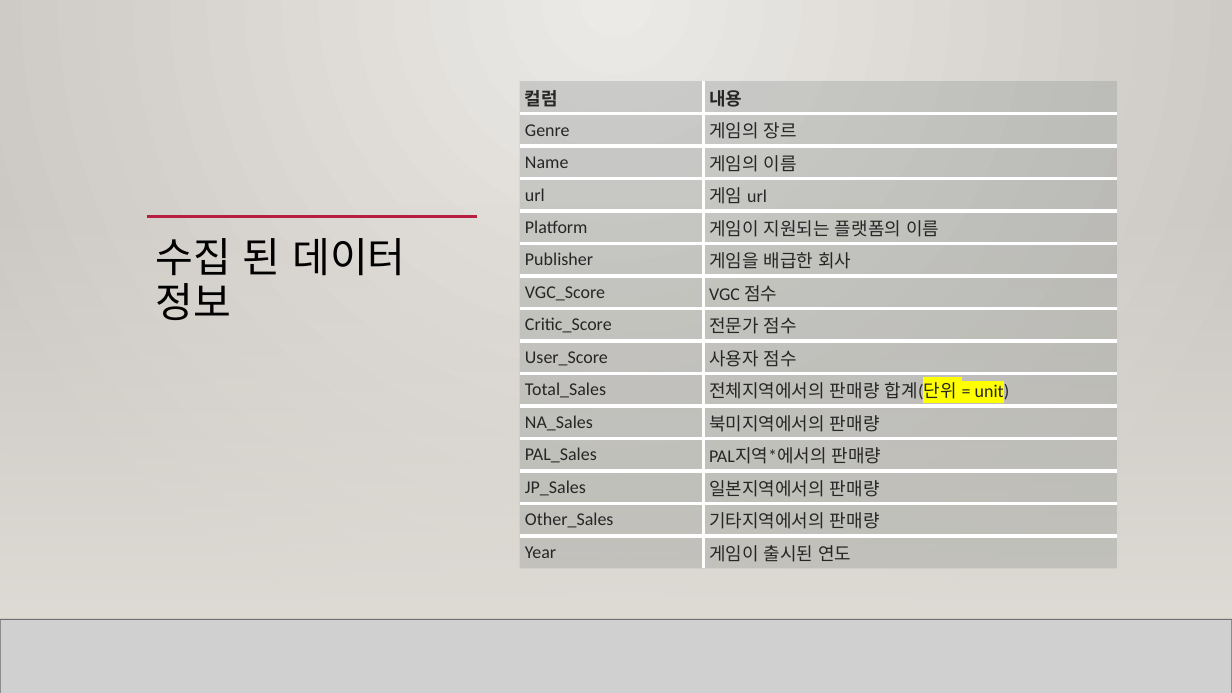
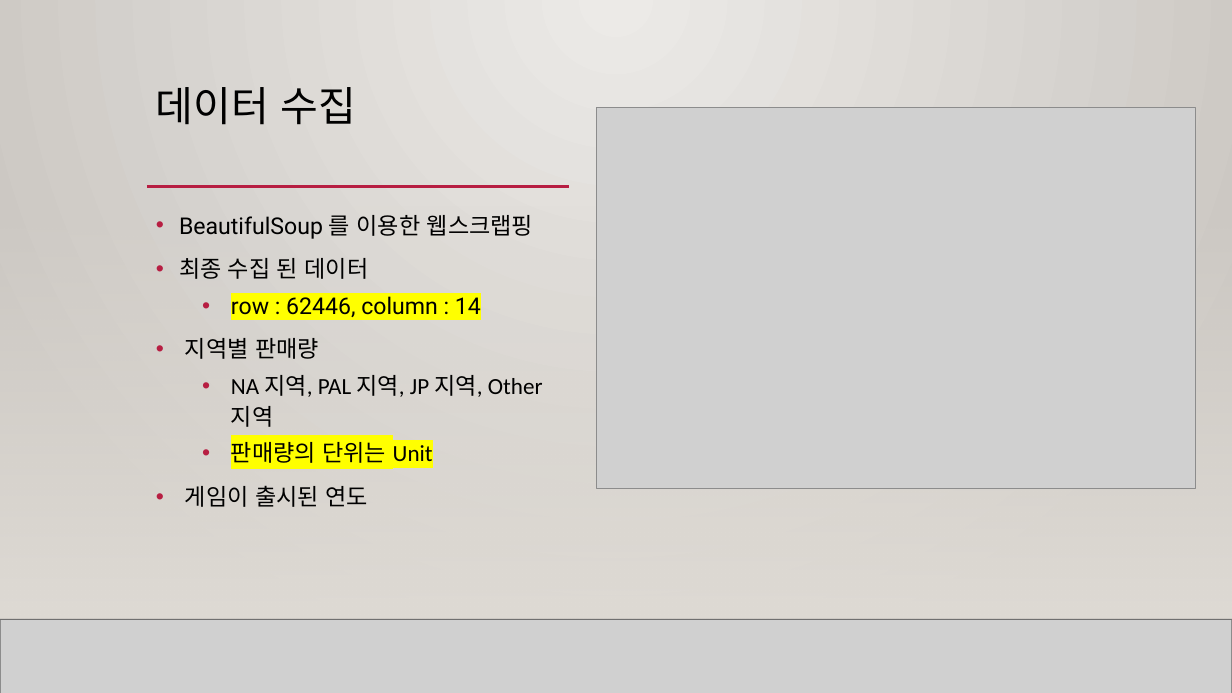
Before and after one commit to leeyeonjun85/AIB_Section_1_Project, a slide deck: slide 5 of Video Game Trend.pptx (slide 10 before the commit). Drawn at 1232x693 pixels with LibreOffice and Linux fonts; fonts in the diff are those of the drawing; grey boxes stand for pictures; background and template pictures are left out. Boxes give left, top, right and bottom in pixels: in the first picture for what was removed or moved away, otherwise in the second. Text is boxed around its words. In the diff, an @@ line names an element or a change of style, - is before the commit and + after.

```diff
--- a/Video Game Trend.pptx
+++ b/Video Game Trend.pptx
@@ title added at [156, 87, 357, 125], 32 pt, text #000000 @@
+데이터 수집
@@ table removed at [519, 81, 1116, 566], 15 rows, 2 columns @@
-컬럼 | 내용
-Genre | 게임의 장르
-Name | 게임의 이름
-url | 게임 url
-Platform | 게임이 지원되는 플랫폼의 이름
-Publisher | 게임을 배급한 회사
-VGC_Score | VGC 점수
-Critic_Score | 전문가 점수
-User_Score | 사용자 점수
-Total_Sales | 전체지역에서의 판매량 합계(단위 = unit)
-NA_Sales | 북미지역에서의 판매량
-PAL_Sales | PAL지역*에서의 판매량
-JP_Sales | 일본지역에서의 판매량
-Other_Sales | 기타지역에서의 판매량
-Year | 게임이 출시된 연도
@@ picture added at [597, 108, 1196, 488] @@
@@ line moved from (147, 217) - (478, 217) to (147, 187) - (569, 187) @@
@@ title removed at [156, 238, 405, 320] @@
-수집 된 데이터 정보
@@ text added at [179, 215, 543, 507], 18 pt, text #000000 @@
+• BeautifulSoup 를 이용한 웹스크랩핑
+• 최종 수집 된 데이터
+  • row : 62446, column : 14
+• 지역별 판매량
+  • NA 지역, PAL 지역, JP 지역, Other 지역
+  • 판매량의 단위는 Unit
+• 게임이 출시된 연도
```
Also in this commit, not shown: 20 other slides changed, 8 slides added, 24 slides removed, 54 other files.
